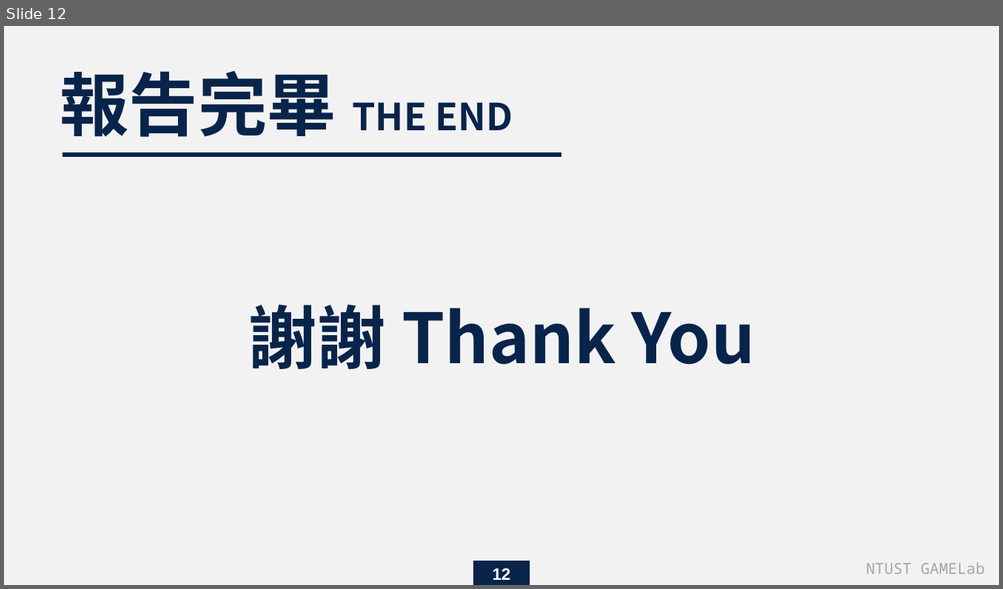
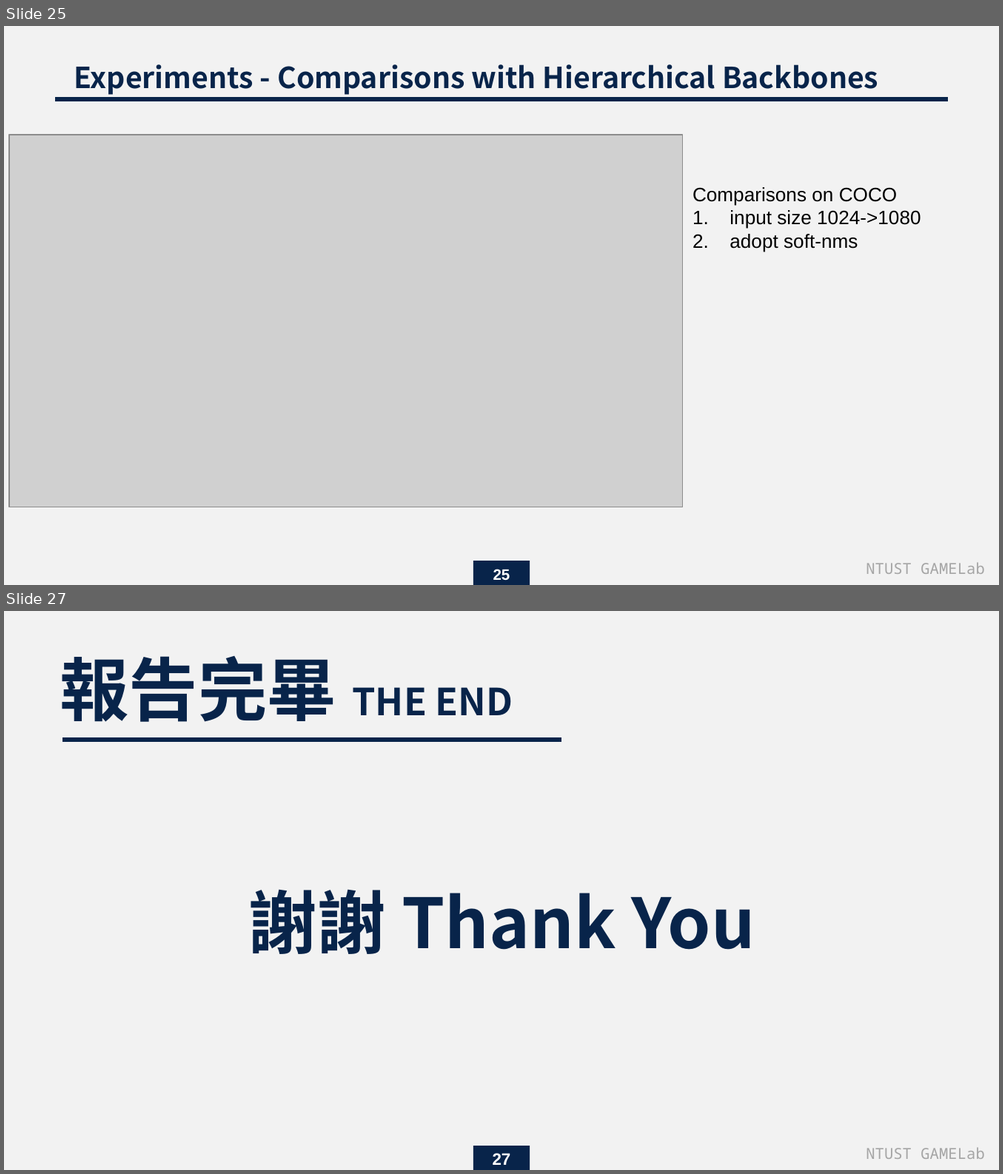
Before and after one commit to endman100/paper-, a slide deck: Exploring Plain Vision Transformer Backbones for Object Detection_M11015039.pptx. Shown one above the other, each under a label of ours: slide 12 before the commit, slides 25 and 27 after it; the slides between them are not shown. The pictures are 1003x589 and 1003x1174 pixels, drawn with LibreOffice and Linux fonts; fonts in the diff are those of the drawing; grey boxes stand for pictures. Boxes give left, top, right and bottom in pixels: in the first picture for what was removed or moved away, otherwise in the second. Text is boxed around its words. In the diff, an @@ line names an element or a change of style, - is before the commit and + after.

```diff
--- a/Exploring Plain Vision Transformer Backbones for Object Detection_M11015039.pptx
+++ b/Exploring Plain Vision Transformer Backbones for Object Detection_M11015039.pptx
@@ slide 25 added at box(4, 26, 999, 585), background #F2F2F2 @@
@@ text added at box(74, 64, 878, 95), 21 pt, text #08244A, bold @@
+Experiments - Comparisons with Hierarchical Backbones
@@ line added from (947, 99) to (56, 99), #08244A 3 pt @@
@@ picture added at box(9, 134, 683, 507) @@
@@ text added at box(692, 187, 920, 252), 14 pt, text #000000 @@
+Comparisons on COCO
+1. input size 1024->1080
+2. adopt soft-nms
@@ rectangle added at box(473, 561, 530, 585), fill #08244A @@
@@ page number added at box(493, 569, 510, 581), 11 pt, text #FFFFFF, bold @@
+25
@@ text added at box(865, 562, 984, 574), 11 pt, text #A5A5A5 @@
+NTUST GAMELab
@@ what was slide 12 is now slide 27 @@
@@ page number at box(492, 1153, 511, 1165): text changed @@
-12
+27
```
Also in this commit, not shown: 1 slide changed, 14 other slides added.
